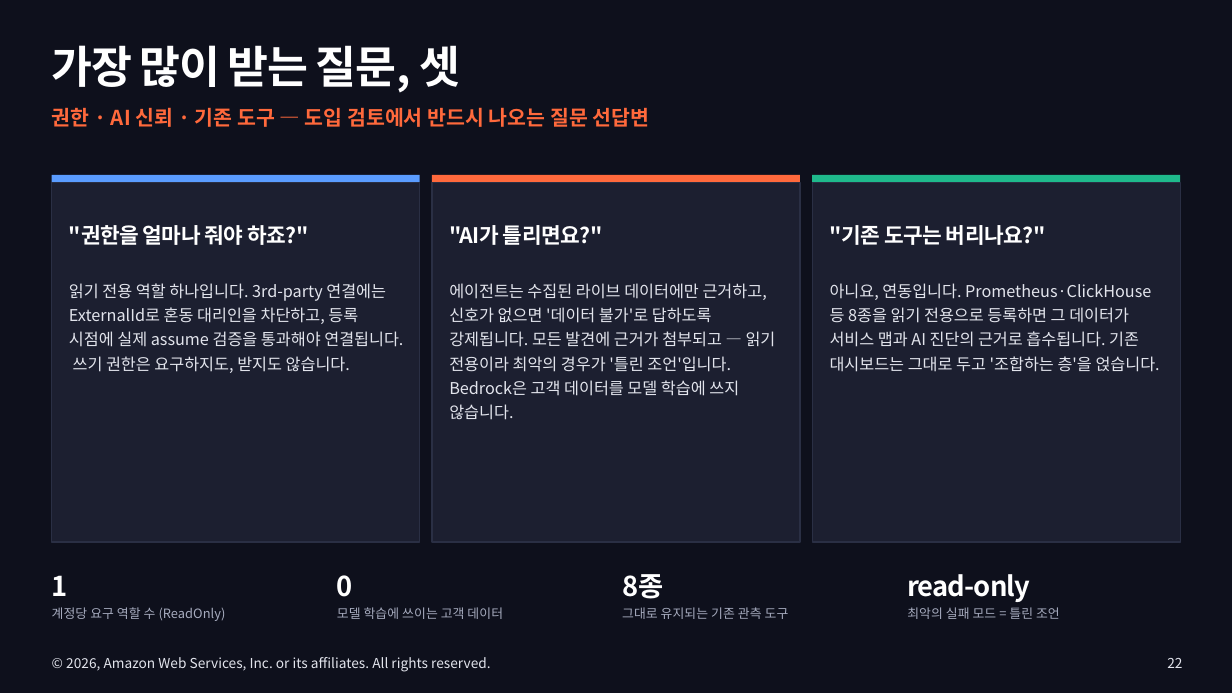
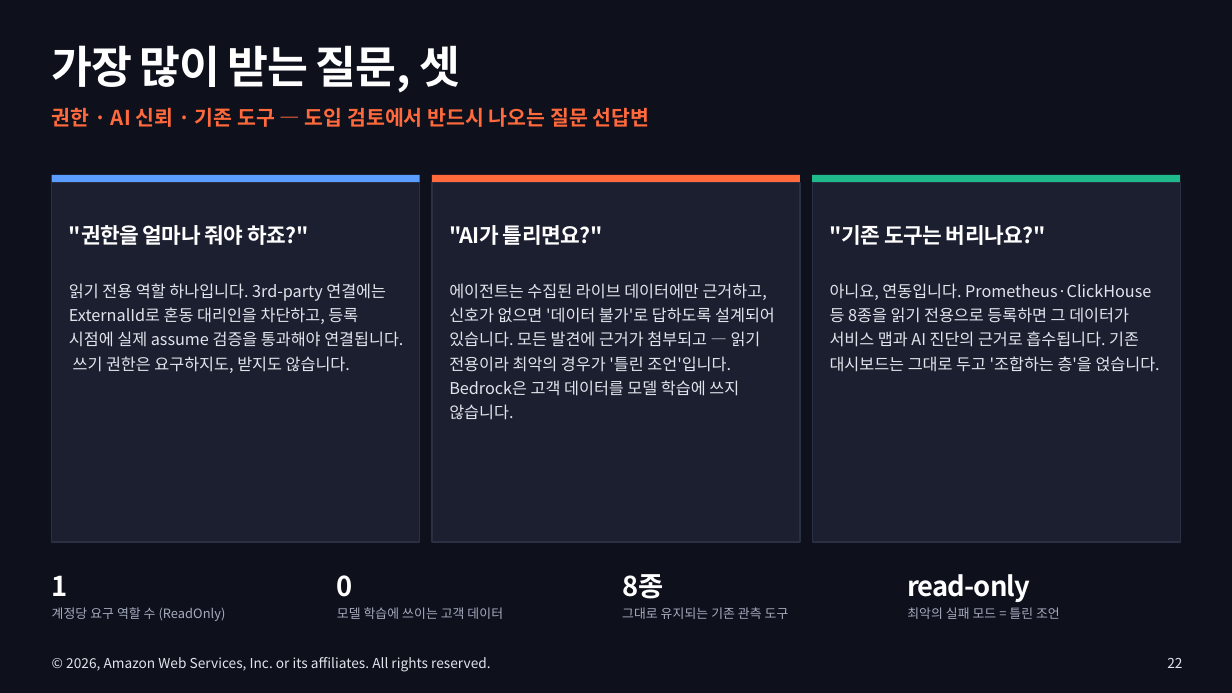
Before and after one commit to Atom-oh/awsops, a slide deck: slide 22 of docs-site/static/presentation/awsops-intro/awsops-intro.pptx. Drawn at 1232x693 pixels with LibreOffice and Linux fonts; fonts in the diff are those of the drawing. Boxes give left, top, right and bottom in pixels: in the first picture for what was removed or moved away, otherwise in the second. Text is boxed around its words. In the diff, an @@ line names an element or a change of style, - is before the commit and + after.

```diff
--- a/docs-site/static/presentation/awsops-intro/awsops-intro.pptx
+++ b/docs-site/static/presentation/awsops-intro/awsops-intro.pptx
@@ text at (449, 283, 775, 420): text changed @@
-에이전트는 수집된 라이브 데이터에만 근거하고, 신호가 없으면 '데이터 불가'로 답하도록 강제됩니다. 모든 발견에 근거가 첨부되고 — 읽기 전용이라 최악의 경우가 '틀린 조언'입니다. Bedrock은 고객 데이터를 모델 학습에 쓰지 않습니다.
+에이전트는 수집된 라이브 데이터에만 근거하고, 신호가 없으면 '데이터 불가'로 답하도록 설계되어 있습니다. 모든 발견에 근거가 첨부되고 — 읽기 전용이라 최악의 경우가 '틀린 조언'입니다. Bedrock은 고객 데이터를 모델 학습에 쓰지 않습니다.
```
Also in this commit, not shown: 8 other slides changed, 3 other files.
